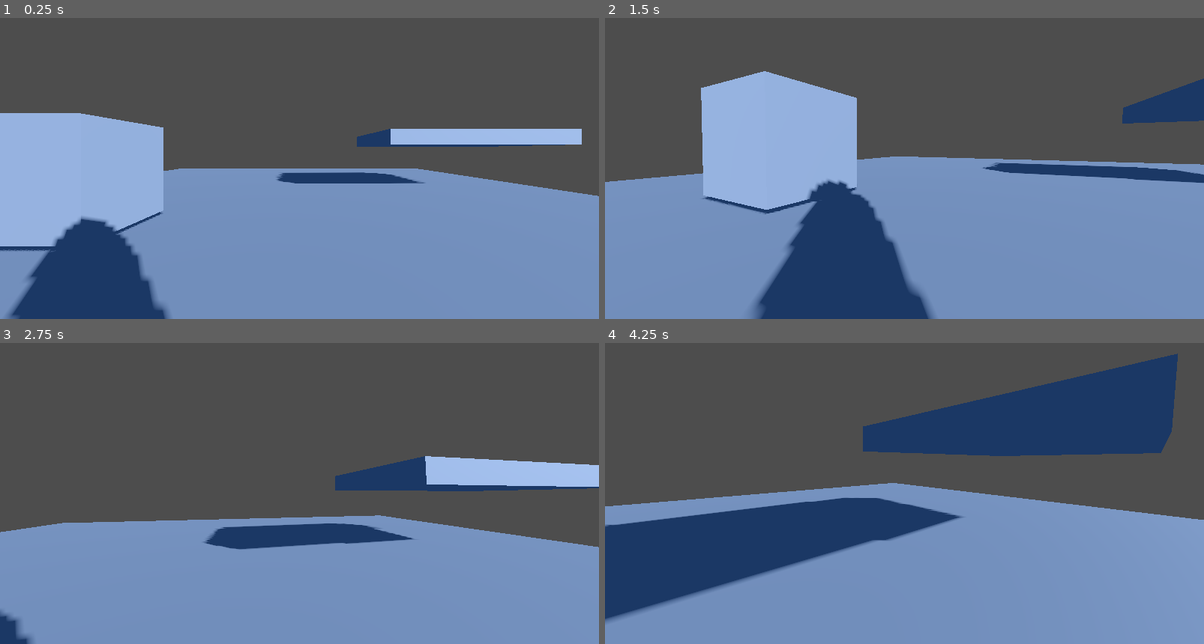
Above: before the commit, frames 1-4 (two rows, left to right).
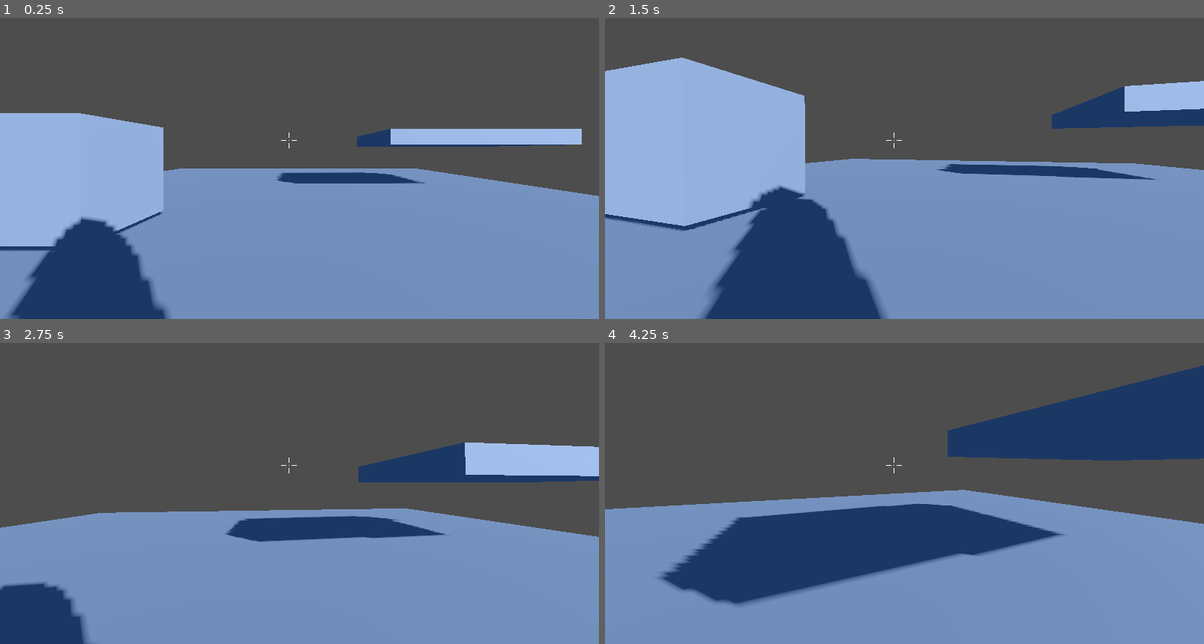
Above: after the commit, the same moments.

Repository: chpassos/fps_test
Game: Godot game, scene res://scenes/levels/world_test.tscn
Same seed, same stepped clock (60 frames per second), same inputs: the game is played once before the commit and once after it. The project has no main scene, so this scene is started directly.
Inputs (mouse positions are in pixels of both pictures, inside the frame that each line leads up to):
- Up to frame 1 (0.25 s): no input
- Up to frame 2 (1.5 s): tap Enter at 0.5 s; move the mouse to (934, 150) at 0.52 s; hold Ctrl (crouch) 0.53-1.28 s; hold W (move_forward) from 0.53 s (still down); tap Space (jump) at 0.77 s; move the mouse to (874, 153) at 1.27 s; tap Shift (run) at 1.35 s
- Up to frame 3 (2.75 s): keep holding W (move_forward); tap Space (jump) at 1.52 s; move the mouse to (311, 469) at 2.02 s; hold Ctrl (crouch) from 2.03 s (still down)
- Up to frame 4 (4.25 s): keep holding W (move_forward); move the mouse to (898, 481) at 2.77 s; release Ctrl (crouch) at 2.78 s; tap Shift (run) at 2.85 s; tap Space (jump) at 3.02, 3.77 s; move the mouse to (946, 478) at 3.52 s; hold Ctrl (crouch) from 3.53 s (still down)

The runs differ from the first frame. In frame 1, less than 0.1% of the frame differs, in the area x 46-50%, y 38-44%; in frame 2, 24%, in the area x 0-100%, y 13-100%; in frame 3, 11%; in frame 4, 20%.

Commit message:
Add Crosshair

Diff:
--- a/project.godot
+++ b/project.godot
@@ -21,6 +21,7 @@
 "res://components/": "yellow",
 "res://globals/": "purple",
 "res://scenes/": "green",
+"res://scripts/": "orange",
 "res://ui/": "pink"
 }
 
--- a/scenes/player/player.tscn
+++ b/scenes/player/player.tscn
@@ -1,6 +1,7 @@
-[gd_scene load_steps=8 format=3 uid="uid://cadd6mv37kego"]
+[gd_scene load_steps=9 format=3 uid="uid://cadd6mv37kego"]
 
 [ext_resource type="Script" path="res://scenes/player/player.gd" id="1_b82jt"]
+[ext_resource type="Script" path="res://scripts/reticle.gd" id="2_0pkrv"]
 
 [sub_resource type="CapsuleShape3D" id="CapsuleShape3D_1rbmp"]
 
@@ -96,6 +97,7 @@
 [node name="Player" type="CharacterBody3D" node_paths=PackedStringArray("CAMERA_CONTROLLER", "ANIMATION_PLAYER", "CROUCH_SHAPECAST")]
 script = ExtResource("1_b82jt")
 CAMERA_CONTROLLER = NodePath("CameraController")
+MOUSE_SENSITIVITY = 0.3
 ANIMATION_PLAYER = NodePath("AnimationPlayer")
 CROUCH_SHAPECAST = NodePath("ShapeCast3D")
 
@@ -124,4 +126,44 @@
 target_position = Vector3(0, 0.85, 0)
 debug_shape_custom_color = Color(0, 0.658824, 0, 1)
 
+[node name="UserInterface" type="Control" parent="."]
+layout_mode = 3
+anchors_preset = 15
+anchor_right = 1.0
+anchor_bottom = 1.0
+grow_horizontal = 2
+grow_vertical = 2
+mouse_filter = 1
+
+[node name="Reticle" type="CenterContainer" parent="UserInterface"]
+layout_mode = 1
+anchors_preset = 8
+anchor_left = 0.5
+anchor_top = 0.5
+anchor_right = 0.5
+anchor_bottom = 0.5
+offset_left = -20.0
+offset_top = -20.0
+offset_right = 20.0
+offset_bottom = 20.0
+grow_horizontal = 2
+grow_vertical = 2
+script = ExtResource("2_0pkrv")
+
+[node name="Top" type="Line2D" parent="UserInterface/Reticle"]
+points = PackedVector2Array(0, -5, 0, -15)
+width = 2.0
+
+[node name="Right" type="Line2D" parent="UserInterface/Reticle"]
+points = PackedVector2Array(5, 0, 15, 0)
+width = 2.0
+
+[node name="Bottom" type="Line2D" parent="UserInterface/Reticle"]
+points = PackedVector2Array(0, 5, 0, 15)
+width = 2.0
+
+[node name="Left" type="Line2D" parent="UserInterface/Reticle"]
+points = PackedVector2Array(-5, 0, -15, 0)
+width = 2.0
+
 [connection signal="animation_started" from="AnimationPlayer" to="." method="_on_animation_player_animation_started"]
--- /dev/null
+++ b/scripts/reticle.gd
@@ -0,0 +1,11 @@
+extends CenterContainer
+
+@export var DOT_RADIUS: float = 1.0
+@export var DOT_COLOR: Color = Color.WHITE
+
+# Called when the node enters the scene tree for the first time.
+func _ready():
+	queue_redraw()
+
+func _draw():
+	draw_circle(Vector2(0,0), DOT_RADIUS, DOT_COLOR)
